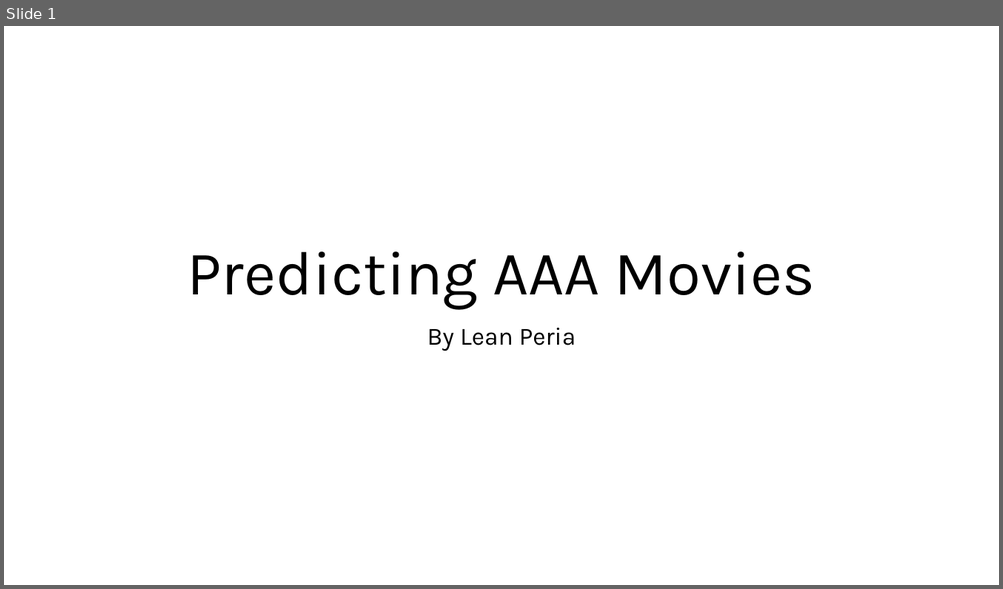
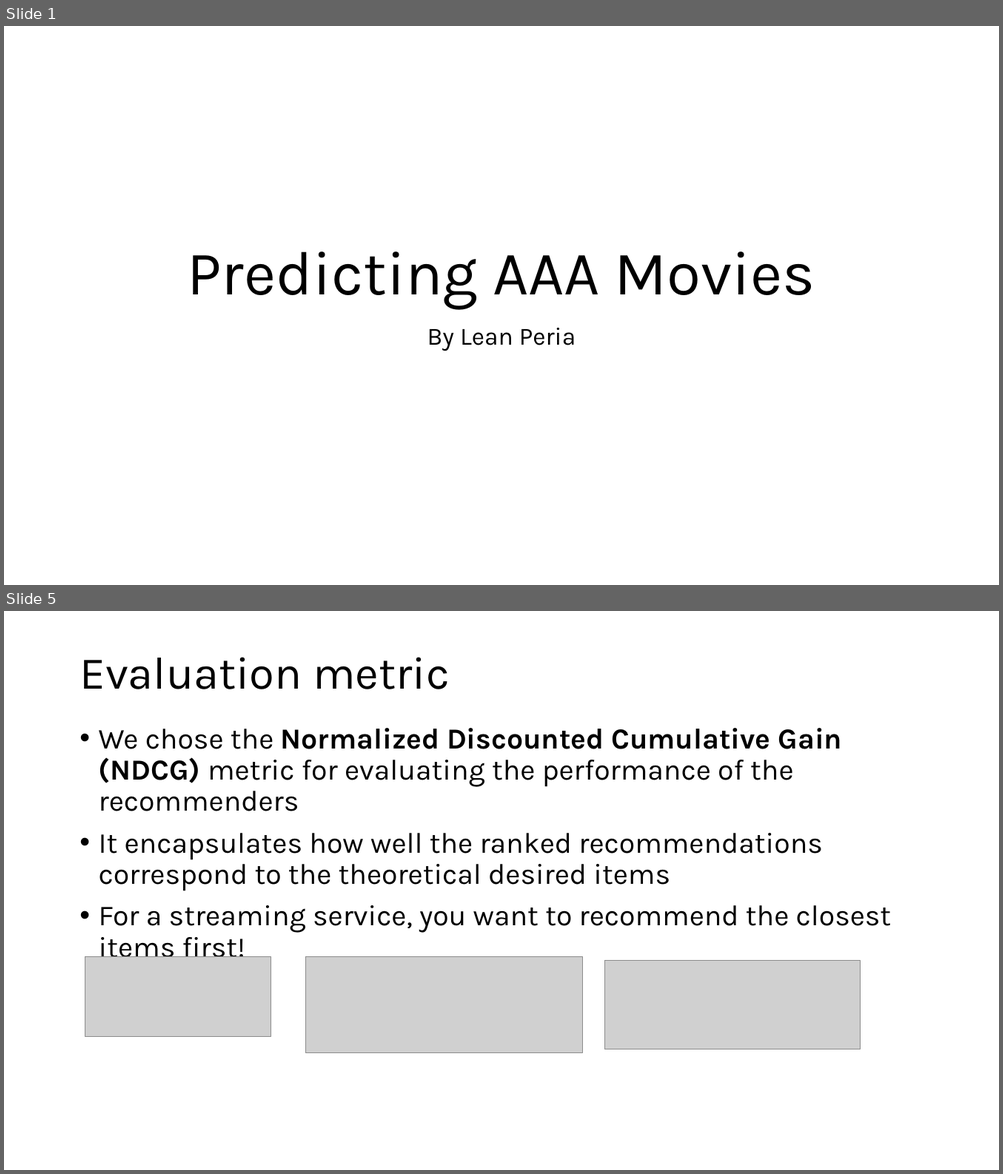
Before and after one commit to leanperia/MoviesRecommendedByLean, a slide deck: Slide Deck - Movie Recommender.pptx. Shown one above the other, each under a label of ours: slide 1 before the commit, slides 1 and 5 after it; the slides between them are not shown. The pictures are 1003x589 and 1003x1174 pixels, drawn with LibreOffice and Linux fonts; fonts in the diff are those of the drawing; grey boxes stand for pictures. Boxes give left, top, right and bottom in pixels: in the first picture for what was removed or moved away, otherwise in the second. Text is boxed around its words. In the diff, an @@ line names an element or a change of style, - is before the commit and + after.

```diff
--- a/Slide Deck - Movie Recommender.pptx
+++ b/Slide Deck - Movie Recommender.pptx
@@ slide 5 added at (4,611,999,1170), background #FFFFFF @@
@@ title added at (79,657,449,689), 44 pt, text #000000 @@
+Evaluation metric
@@ text added at (99,728,891,965), 28 pt, text #000000 @@
+• We chose the Normalized Discounted Cumulative Gain (NDCG) metric for evaluating the performance of the recommenders
+• It encapsulates how well the ranked recommendations correspond to the theoretical desired items
+• For a streaming service, you want to recommend the closest items first!
@@ picture added at (85,957,270,1037) @@
@@ picture added at (305,957,582,1054) @@
@@ picture added at (605,960,860,1050) @@
```
Also in this commit, not shown: 5 other slides added, 1 slide removed, 3 other files.
